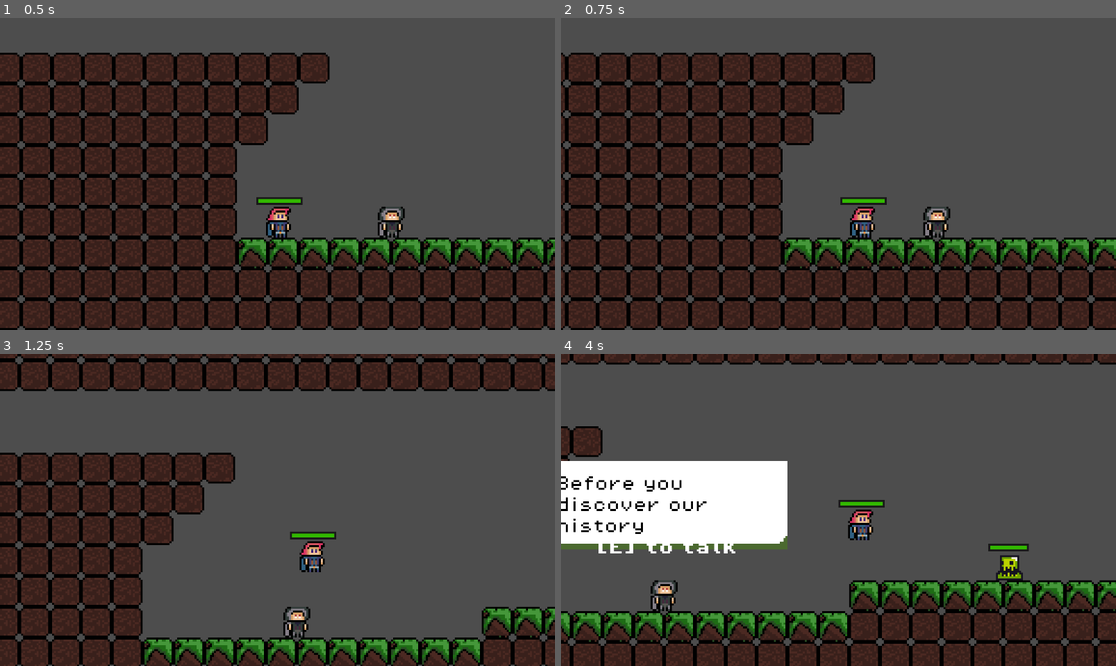
Above: before the commit, frames 1-4 (two rows, left to right).
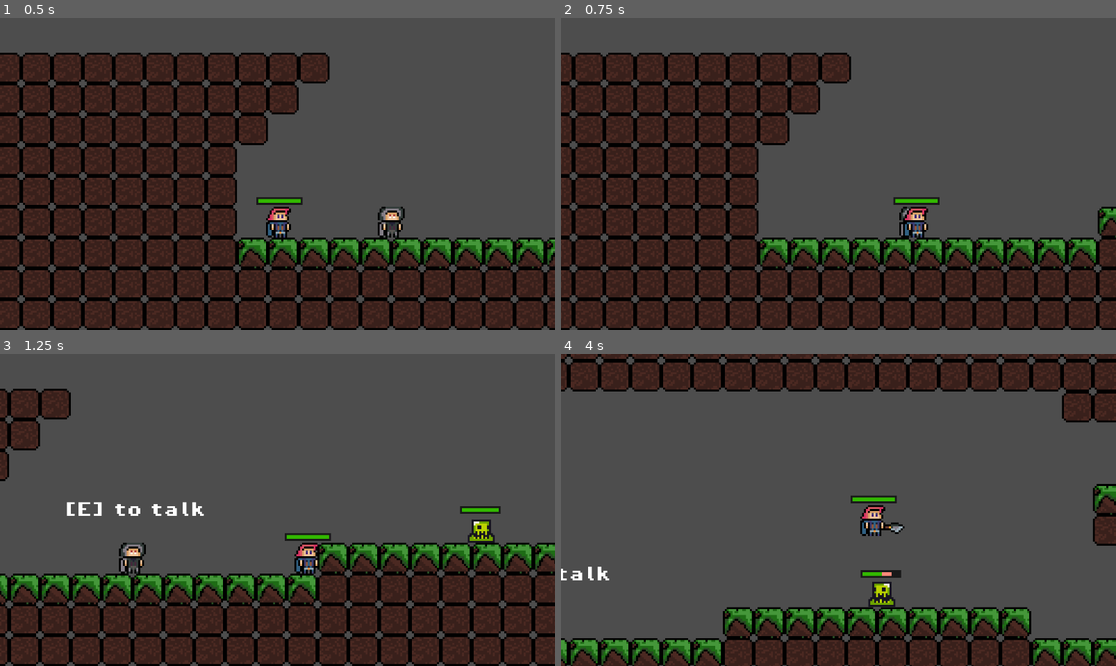
Above: after the commit, the same moments.

Repository: eoBattisti/agnosia
Game: Godot game, scene res://scenes/game.tscn
Same seed, same stepped clock (60 frames per second), same inputs: the game is played once before the commit and once after it.
Inputs (mouse positions are in pixels of both pictures, inside the frame that each line leads up to):
- Up to frame 1 (0.5 s): no input
- Up to frame 2 (0.75 s): tap Enter (advance_dialog, bound only before the commit) at 0.5 s; move the mouse to (960, 158) at 0.52 s; hold D (move_right) from 0.53 s (still down); hold E (interact, bound only before the commit) from 0.53 s (still down); tap Shift (dash, bound only after the commit) at 0.6 s
- Up to frame 3 (1.25 s): keep holding D (move_right); keep holding E (interact, bound only before the commit); tap Space (jump) at 0.77 s
- Up to frame 4 (4 s): move the mouse to (727, 525) at 1.27 s; release E (interact, bound only before the commit) at 1.28 s; tap E (interact, bound only before the commit) at 1.35, 2.3 s; tap Space (jump) at 1.52, 3.02, 3.77 s; tap Shift (dash, bound only after the commit) at 1.55, 3.05 s; move the mouse to (894, 441) at 2.02 s; release D (move_right) at 2.03 s; hold A (move_left) 2.03-2.78 s; hold K (advance_dialog, bound only after the commit) 2.03-2.78 s; move the mouse to (810, 572) at 2.77 s; hold D (move_right) from 2.78 s (still down); tap Enter (advance_dialog, bound only before the commit) at 2.85 s; move the mouse to (1005, 556) at 3.52 s; hold E (interact, bound only before the commit) from 3.53 s (still down); tap J (attack, bound only after the commit) at 3.6 s

Frame 1 is identical in both runs. In frame 2, 23% of the frame differs, in the area x 0-100%, y 11-100%; in frame 3, 54%, in the area x 0-100%, y 0-100%; in frame 4, 43%.

Commit message:
feat: adjusting the controllers

Diff:
--- a/project.godot
+++ b/project.godot
@@ -25,7 +25,8 @@
 
 jump={
 "deadzone": 0.5,
-"events": [Object(InputEventKey,"resource_local_to_scene":false,"resource_name":"","device":-1,"window_id":0,"alt_pressed":false,"shift_pressed":false,"ctrl_pressed":false,"meta_pressed":false,"pressed":false,"keycode":0,"physical_keycode":32,"key_label":0,"unicode":32,"echo":false,"script":null)
+"events": [Object(InputEventKey,"resource_local_to_scene":false,"resource_name":"","device":-1,"window_id":0,"alt_pressed":false,"shift_pressed":false,"ctrl_pressed":false,"meta_pressed":false,"pressed":false,"keycode":0,"physical_keycode":87,"key_label":0,"unicode":119,"echo":false,"script":null)
+, Object(InputEventKey,"resource_local_to_scene":false,"resource_name":"","device":-1,"window_id":0,"alt_pressed":false,"shift_pressed":false,"ctrl_pressed":false,"meta_pressed":false,"pressed":false,"keycode":0,"physical_keycode":32,"key_label":0,"unicode":32,"echo":false,"script":null)
 ]
 }
 move_left={
@@ -42,27 +43,22 @@
 }
 dash={
 "deadzone": 0.5,
-"events": [Object(InputEventKey,"resource_local_to_scene":fa …(140 unchanged characters)… d":false,"keycode":0,"physical_keycode":74,"key_label":0,"unicode":106,"echo":false,"script":null)
+"events": [Object(InputEventKey,"resource_local_to_scene":fa …(140 unchanged characters)… d":false,"keycode":0,"physical_keycode":4194325,"key_label":0,"unicode":0,"echo":false,"script":null)
 ]
 }
-counter_dash={
+interact={
 "deadzone": 0.5,
 "events": [Object(InputEventKey,"resource_local_to_scene":false,"resource_name":"","device":-1,"window_id":0,"alt_pressed":false,"shift_pressed":false,"ctrl_pressed":false,"meta_pressed":false,"pressed":false,"keycode":0,"physical_keycode":75,"key_label":0,"unicode":107,"echo":false,"script":null)
 ]
 }
-interact={
-"deadzone": 0.5,
-"events": [Object(InputEventKey,"resource_local_to_scene":false,"resource_name":"","device":-1,"window_id":0,"alt_pressed":false,"shift_pressed":false,"ctrl_pressed":false,"meta_pressed":false,"pressed":false,"keycode":0,"physical_keycode":69,"key_label":0,"unicode":101,"echo":false,"script":null)
-]
-}
 advance_dialog={
 "deadzone": 0.5,
-"events": [Object(InputEventKey,"resource_local_to_scene":fa …(140 unchanged characters)… d":false,"keycode":0,"physical_keycode":4194309,"key_label":0,"unicode":0,"echo":false,"script":null)
+"events": [Object(InputEventKey,"resource_local_to_scene":fa …(140 unchanged characters)… d":false,"keycode":0,"physical_keycode":75,"key_label":0,"unicode":107,"echo":false,"script":null)
 ]
 }
 attack={
 "deadzone": 0.5,
-"events": [Object(InputEventMouseButton,"resource_local_to_scene":false,"resource_name":"","device":-1,"window_id":0,"alt_pressed":false,"shift_pressed":false,"ctrl_pressed":false,"meta_pressed":false,"button_mask":1,"position":Vector2(213, 15),"global_position":Vector2(217, 56),"factor":1.0,"button_index":1,"canceled":false,"pressed":true,"double_click":false,"script":null)
+"events": [Object(InputEventKey,"resource_local_to_scene":false,"resource_name":"","device":-1,"window_id":0,"alt_pressed":false,"shift_pressed":false,"ctrl_pressed":false,"meta_pressed":false,"pressed":false,"keycode":0,"physical_keycode":74,"key_label":0,"unicode":106,"echo":false,"script":null)
 ]
 }
 
